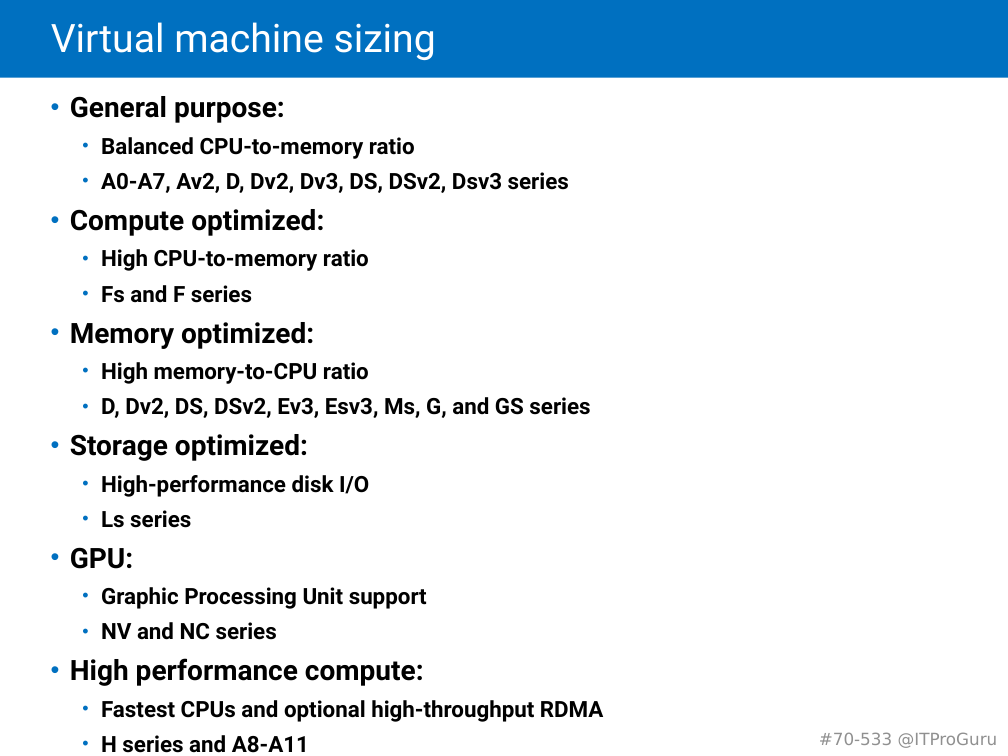
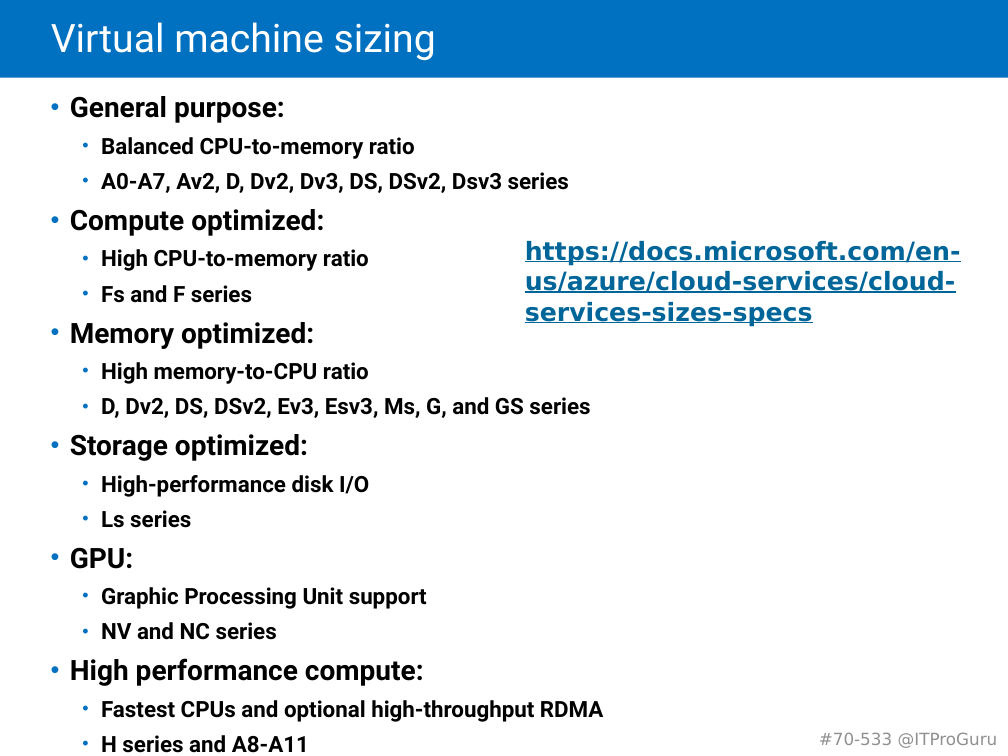
Before and after one commit to guruskill/70-533, a slide deck: slide 11 of 70-533-02-Compute.pptx (slide 10 before the commit). Drawn at 1008x756 pixels with LibreOffice and Linux fonts; fonts in the diff are those of the drawing. Boxes give left, top, right and bottom in pixels: in the first picture for what was removed or moved away, otherwise in the second. Text is boxed around its words. In the diff, an @@ line names an element or a change of style, - is before the commit and + after.

```diff
--- a/70-533-02-Compute.pptx
+++ b/70-533-02-Compute.pptx
@@ text added at (525,241,961,327), 18 pt, text #006699, bold, underline @@
+https://docs.microsoft.com/en-us/azure/cloud-services/cloud-services-sizes-specs
```
Also in this commit, not shown: 27 other slides changed, 4 slides added, 6 slides removed.
